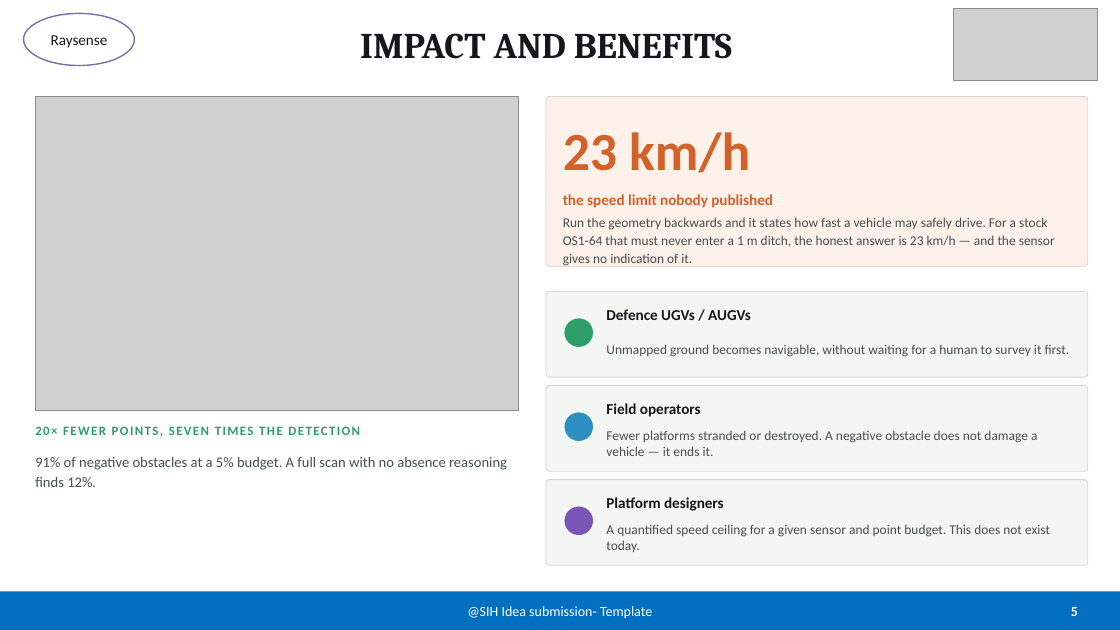
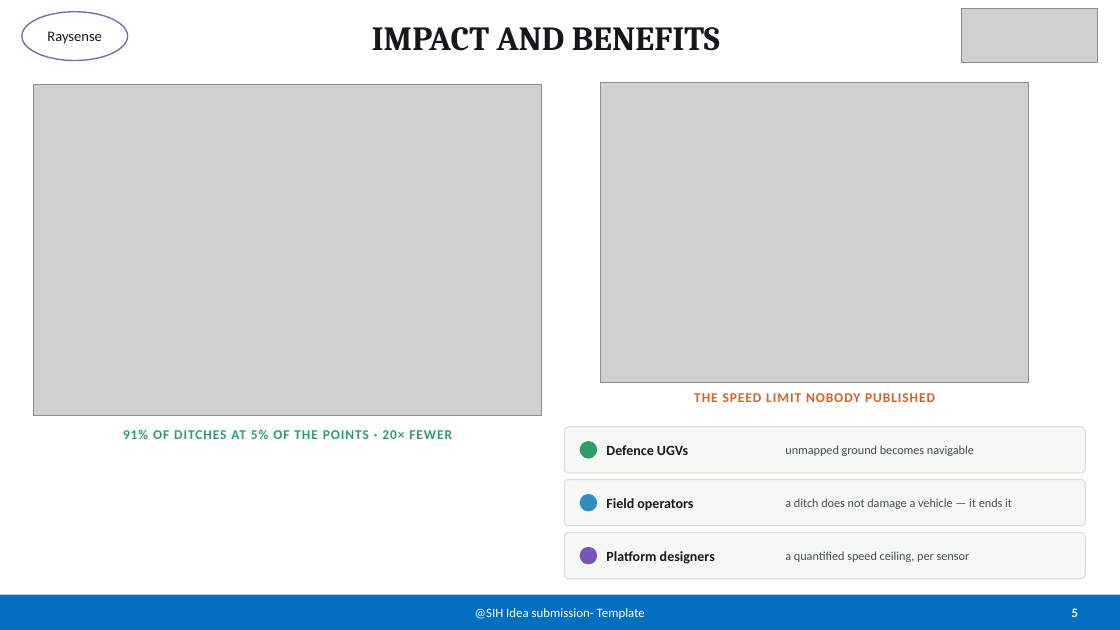
Before and after one commit to jnanottamgy/Raysense_sih, a slide deck: slide 5 of presentation/SIH2026_Raysense_CORRECTED.pptx. Drawn at 1120x630 pixels with LibreOffice and Linux fonts; fonts in the diff are those of the drawing; grey boxes stand for pictures. Boxes give left, top, right and bottom in pixels: in the first picture for what was removed or moved away, otherwise in the second. Text is boxed around its words. In the diff, an @@ line names an element or a change of style, - is before the commit and + after.

```diff
--- a/presentation/SIH2026_Raysense_CORRECTED.pptx
+++ b/presentation/SIH2026_Raysense_CORRECTED.pptx
@@ text "Raysense" at <box>47,31,102,44</box>: size 13 to 12.5 pt @@
@@ ellipse: place and size @@
-ellipse at <box>24,13,134,66</box>
+ellipse at <box>22,12,128,60</box>
@@ text "IMPACT AND BENEFITS": place and size @@
-text "IMPACT AND BENEFITS" at <box>360,33,732,59</box>
+text "IMPACT AND BENEFITS" at <box>372,27,720,51</box>
@@ text "IMPACT AND BENEFITS" at <box>372,27,720,51</box>: size 31 to 29 pt @@
@@ picture: place and size @@
-picture at <box>954,8,1098,81</box>
+picture at <box>962,8,1098,62</box>
@@ picture: place and size @@
-picture at <box>35,97,518,411</box>
+picture at <box>34,84,542,415</box>
@@ picture added at <box>601,82,1029,382</box> @@
@@ rounded rectangle removed at <box>546,97,1088,266</box> @@
@@ text removed at <box>563,132,750,173</box> @@
-23 km/h
@@ text removed at <box>563,217,1055,266</box> @@
-Run the geometry backwards and it states how fast a vehicle may safely drive. For a stock OS1-64 that must never enter a 1 m ditch, the honest answer is 23 km/h — and the sensor gives no indication of it.
@@ rounded rectangle removed at <box>546,292,1088,377</box> @@
@@ text removed at <box>606,344,1070,357</box> @@
-Unmapped ground becomes navigable, without waiting for a human to survey it first.
@@ text at <box>694,393,935,402</box>: text changed; size 13 to 11.5 pt @@
-the speed limit nobody published
+THE SPEED LIMIT NOBODY PUBLISHED
@@ text at <box>123,429,452,439</box>: text changed; size 11 to 11.5 pt @@
-20× FEWER POINTS, SEVEN TIMES THE DETECTION
+91% OF DITCHES AT 5% OF THE POINTS · 20× FEWER
@@ rounded rectangle at <box>565,427,1086,473</box>: fill #F4F6F3 to #F6F8F5; outline #D2D8D3 0.75 pt to #D9DED6 1 pt; proportions changed @@
@@ rounded rectangle: place and size @@
-rounded rectangle at <box>546,386,1088,471</box>
+rounded rectangle at <box>565,427,1086,473</box>
@@ ellipse: place and size @@
-ellipse at <box>565,318,593,347</box>
+ellipse at <box>580,441,597,459</box>
@@ text at <box>606,445,688,455</box>: text changed; size 13 to 12 pt @@
-Defence UGVs / AUGVs
+Defence UGVs
@@ text added at <box>785,445,974,456</box>, 10.5 pt, text #43504F @@
+unmapped ground becomes navigable
@@ text removed at <box>35,457,507,487</box> @@
-91% of negative obstacles at a 5% budget. A full scan with no absence reasoning finds 12%.
@@ rounded rectangle: place and size @@
-rounded rectangle at <box>546,480,1088,565</box>
+rounded rectangle at <box>565,480,1086,526</box>
@@ rounded rectangle at <box>565,480,1086,526</box>: fill #F4F6F3 to #F6F8F5; outline #D2D8D3 0.75 pt to #D9DED6 1 pt; proportions changed @@
@@ ellipse: place and size @@
-ellipse at <box>565,413,593,441</box>
+ellipse at <box>580,494,597,512</box>
@@ text "Field operators" at <box>606,498,693,511</box>: size 13 to 12 pt @@
@@ text "Field operators": place and size @@
-text "Field operators" at <box>606,403,701,417</box>
+text "Field operators" at <box>606,498,693,511</box>
@@ text at <box>785,498,1012,509</box>: text changed; size 11.5 to 10.5 pt @@
-Fewer platforms stranded or destroyed. A negative obstacle does not damage a vehicle — it ends it.
+a ditch does not damage a vehicle — it ends it
@@ rounded rectangle added at <box>565,533,1086,579</box>, fill #F6F8F5, outline #D9DED6 1 pt @@
@@ text "Platform designers": place and size @@
-text "Platform designers" at <box>606,497,724,511</box>
+text "Platform designers" at <box>606,551,715,564</box>
@@ text "Platform designers" at <box>606,551,715,564</box>: size 13 to 12 pt @@
@@ ellipse: place and size @@
-ellipse at <box>565,507,593,535</box>
+ellipse at <box>580,547,597,565</box>
@@ text at <box>785,551,970,562</box>: text changed; size 11.5 to 10.5 pt @@
-A quantified speed ceiling for a given sensor and point budget. This does not exist today.
+a quantified speed ceiling, per sensor
@@ text "@SIH Idea submission- Template" at <box>475,608,645,619</box>: size 12 to 11 pt @@
@@ text "5" at <box>1072,608,1078,617</box>: size 12 to 11 pt @@
```
Also in this commit, not shown: 5 other slides changed, 10 other files.
